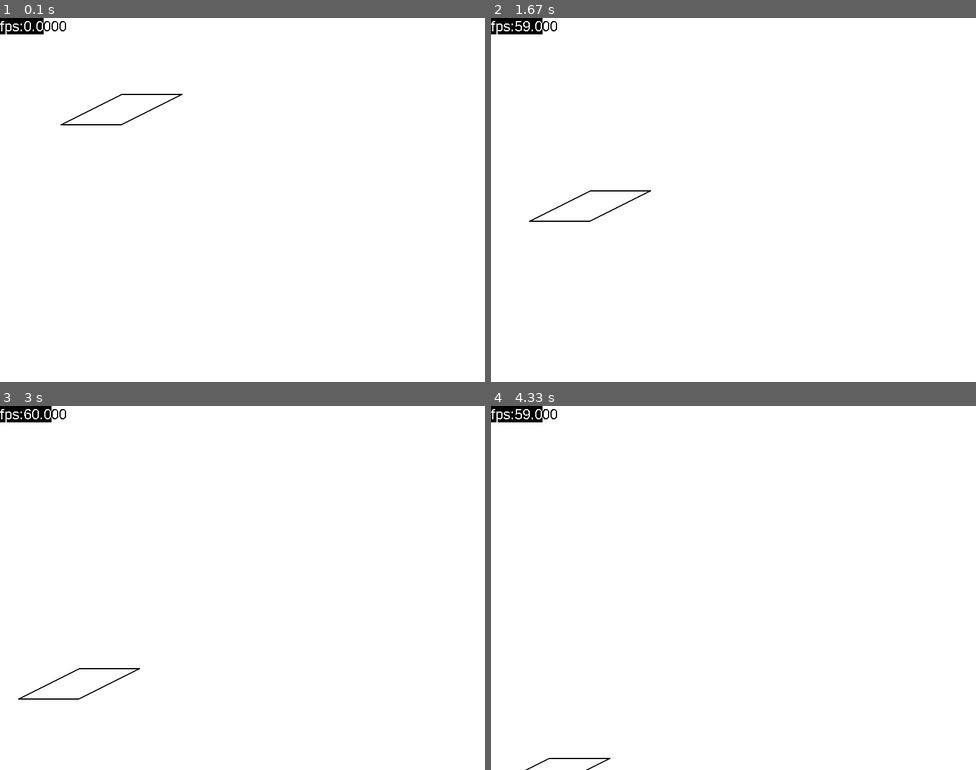
Above: before the commit, frames 1-4 (two rows, left to right).
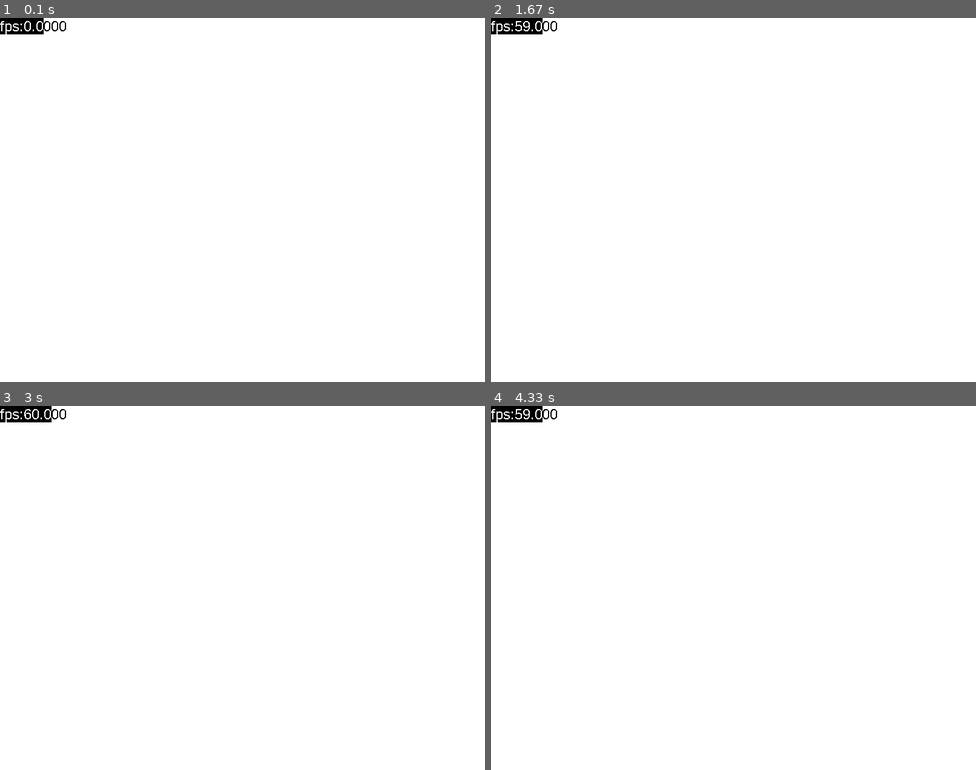
Above: after the commit, the same moments.

Repository: GendalfBlack/GB-PygameGameEngine
Game: pygame game, started from main.py
The game is run twice, just before and just after one commit, with the same random seed, the same clock (stepped at 60 frames per second) and the same inputs.
Inputs:
- Up to frame 1 (0.1 s): no input
- Up to frame 2 (1.67 s): no input
- Up to frame 3 (3 s): no input
- Up to frame 4 (4.33 s): no input

The runs differ from the first frame. In frame 1, 0.2% of the frame differs, in the area x 12-38%, y 20-30%; in frame 2, 0.2%; in frame 3, 0.2%; in frame 4, less than 0.1%.

Commit message:
Rather then draw everything according to screen, now its world cords. Camera on the way!

Diff:
--- a/Components.py
+++ b/Components.py
@@ -37,7 +37,7 @@
     def __init__(self, *args, **kargs):
         super(GraphicComponent, self).__init__(*args, **kargs)
 
-    def draw(self, screen):
+    def draw(self):
         pass
 
 
@@ -122,27 +122,26 @@
         self.shape = shape
         self.color = (0, 0, 0)
         self.size = 10
-        self.rect = None
         self.width = 2
         super(SimpleShape, self).__init__("SimpleShape")
 
     def update(self):
         pass
 
-    def draw(self, screen):
+    def draw(self):
         # print("SimpleShape draw")
         pos = self._Owner.transform.position
         if self.shape == "circle":
-            self.rect = eval("draw.circle(screen, self.color, pos, self.size, width=self.width)")
+            return ["circle", self.color, pos, self.size, self.width]
         elif self.shape == "square":
-            x = pos.x
-            y = pos.y
+            x = pos.x; y = pos.y
             rect = (x - self.size / 2, y - self.size / 2, self.size, self.size)
-            self.rect = eval("draw.rect(screen, self.color, rect, width=self.width)")
+            return ["rect", self.color, rect, self.width]
         elif self.shape == "line":
-            x = pos.x
-            y = pos.y
-            self.rect = eval("draw.line(screen, self.color, (x - self.size/2, y), (x + self.size/2, y), width=self.width)")
+            x = pos.x; y = pos.y
+            p1 = (x - self.size/2, y)
+            p2 = (x + self.size/2, y)
+            return ["line", self.color, p1, p2, self.width]
 
 
 class WiredPolygon(GraphicComponent):
@@ -155,19 +154,36 @@
     def update(self):
         pass
 
-    def draw(self, screen):
+    def draw(self):
         # print("WiredMesh draw")
+        lines = []
         pos = self._Owner.transform.position
         for i in range(len(self.points)):
+            x1 =0;  x2=0;   y1=0;   y2=0
             if i < len(self.points) - 1:
                 x1 = self.points[i][0] + pos.x
                 y1 = -self.points[i][1] + pos.y
                 x2 = self.points[i+1][0] + pos.x
                 y2 = -self.points[i+1][1] + pos.y
-                eval("draw.line(screen, self.color, (x1, y1), (x2, y2), width=self.width)")
             else:
                 x1 = self.points[i][0] + pos.x
                 y1 = -self.points[i][1] + pos.y
                 x2 = self.points[0][0] + pos.x
                 y2 = -self.points[0][1] + pos.y
-                eval("draw.line(screen, self.color, (x1, y1), (x2, y2), width=self.width)")
+            p1 = (x1, y1)
+            p2 = (x2, y2)
+            lines.append(["line", self.color, p1, p2, self.width])
+        return ["lines", lines]
+
+# 3d
+class Camera(BasicComponent):
+    def __init__(self):
+        self.screen_center = [0, 0]
+        self.screen_distance = 100
+        super(Camera, self).__init__("Camera")
+
+    def update(self, deltaTime=0):
+        pass
+
+    def draw(self, screen):
+        pass
--- a/GameEngine.py
+++ b/GameEngine.py
@@ -74,7 +74,7 @@
         self.frameReference = p.time.Clock()
         self.update_holder = []
         self.update_holder.append(self.frameReference.tick)
-        self.draw_holder = []
+        self.render_queue = []
         self.isFill = True
         self.ableCustomUpdate = True
 
@@ -110,13 +110,13 @@
             self.screen.blit(self.resources_text, (0, 0))
         for event in self.update_holder:
             event()
-        for draw in self.draw_holder:
-            draw()
+        for draw in self.render_queue:
+            print(draw())
 
     def add_new_GameObject(self):
         go = GameObject()
         self.update_holder.append(lambda: go.update(self.deltaTime))
-        self.draw_holder.append(lambda: go.draw(self.screen))
+        self.render_queue.append(go.draw)
         return go
 
     def add_new_Resource(self, name):
--- a/GameObject.py
+++ b/GameObject.py
@@ -33,9 +33,11 @@
         for event in self.update_holder:
             event(deltaTime)
 
-    def draw(self, screen):
+    def draw(self):
+        render_queue = []
         for event in self.draw_holder:
-            event(screen)
+            render_queue.append(event())
+        return render_queue
 
     def getComponent(self, t):
         for component in self.components:
--- a/main.py
+++ b/main.py
@@ -9,7 +9,7 @@
 game.add_new_Resource("gold")
 game.resources["gold"].amount = 1000
 
-points = [(0, 75), (100, 75), (0, 25), (-100, 25)]
+points = [(0, 5), (5, 10), (10, 5), (10, 0), (0, 0)]
 obj = game.add_new_GameObject()
 obj.transform.position = (200, 200)
 
